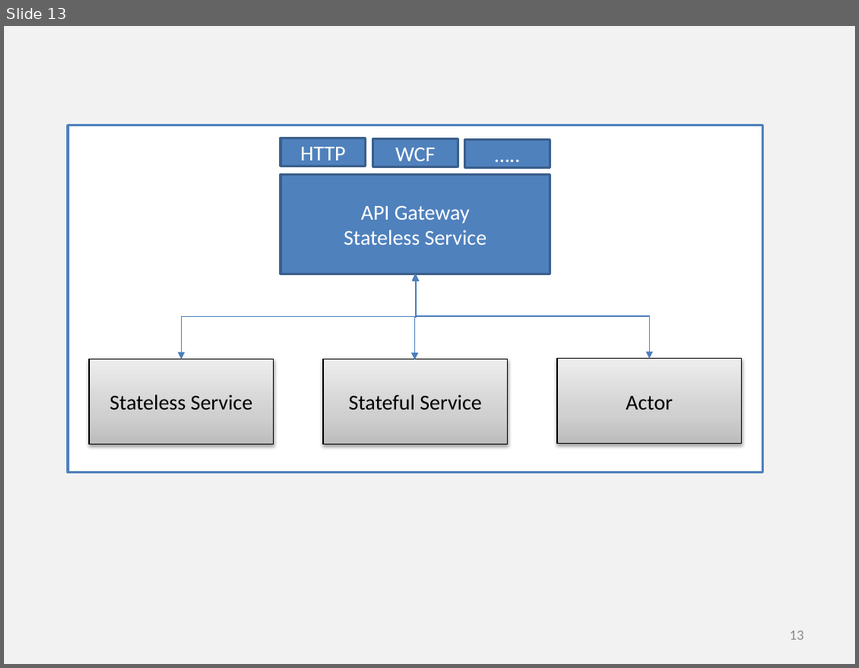
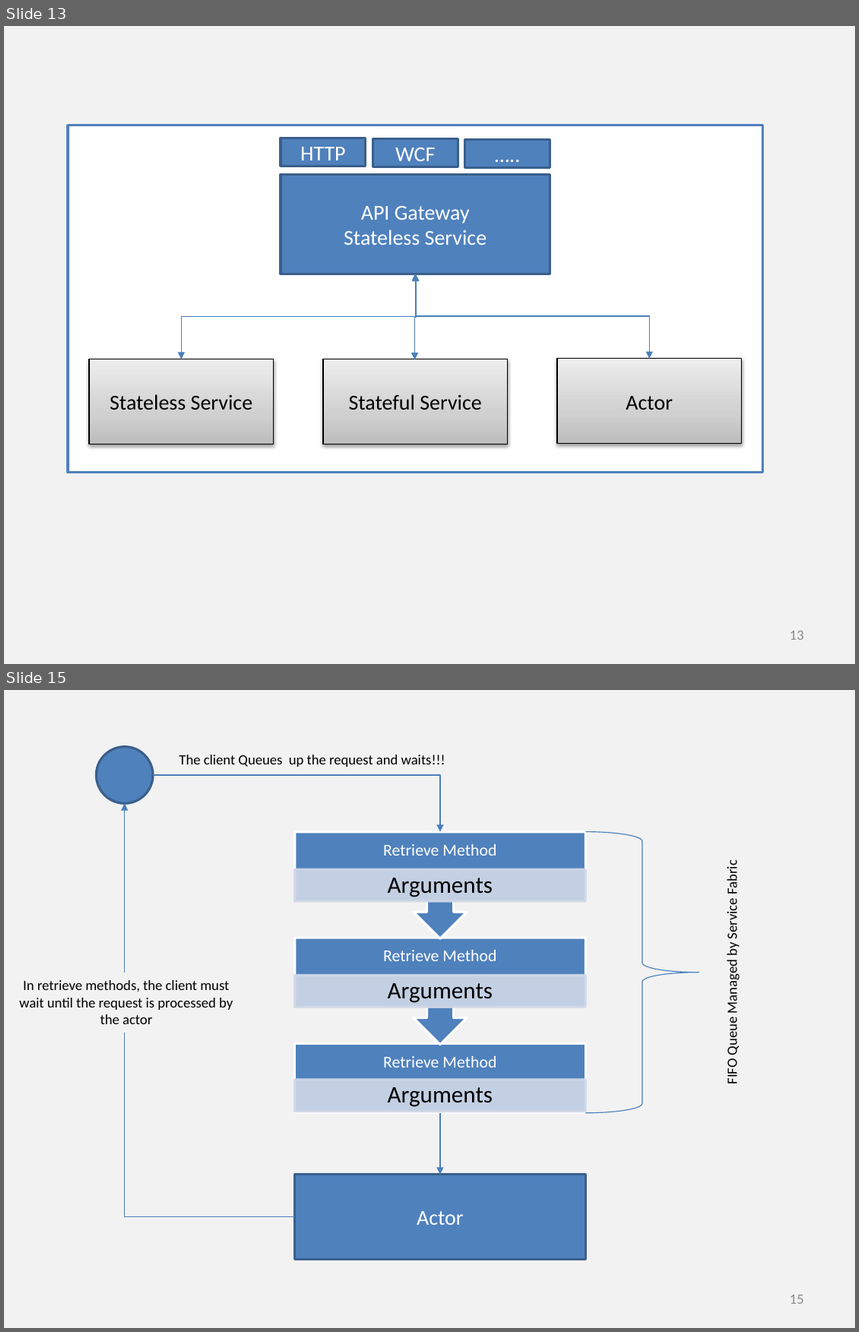
Before and after one commit to khaledhikmat/khaledhikmat.github.io, a slide deck: illustrations/illustrations.pptx. Shown one above the other, each under a label of ours: slide 13 before the commit, slides 13 and 15 after it; the slides between them are not shown. The pictures are 859x668 and 859x1332 pixels, drawn with LibreOffice and Linux fonts; fonts in the diff are those of the drawing. Boxes give left, top, right and bottom in pixels: in the first picture for what was removed or moved away, otherwise in the second. Text is boxed around its words. In the diff, an @@ line names an element or a change of style, - is before the commit and + after.

```diff
--- a/illustrations/illustrations.pptx
+++ b/illustrations/illustrations.pptx
@@ slide 15 added at (4, 690, 855, 1328), background #F2F2F2 @@
@@ ellipse added at (96, 747, 153, 804), fill #4F81BD, outline #3A5F8C 2 pt @@
@@ text added at (179, 755, 446, 767), 12 pt, text #000000 @@
+The client Queues up the request and waits!!!
@@ elbow arrow added from (153, 775) to (439, 832), #4B7EBC 0.75 pt @@
@@ elbow arrow added from (295, 1217) to (125, 803), #4B7EBC 0.75 pt @@
@@ right brace added at (585, 832, 699, 1114), outline #4B7EBC 0.75 pt @@
@@ text added at (724, 863, 741, 1084), 12 pt, text #000000 @@
+FIFO Queue Managed by Service Fabric
@@ group added at (295, 832, 586, 1113): 6 texts, 4 rectangles, 2 up arrow callouts @@
+Retrieve Method
+Arguments
+Retrieve Method
+Arguments
+Retrieve Method
+Arguments
@@ text added at (19, 980, 233, 1024), 12 pt, text #000000 @@
+In retrieve methods, the client must wait until the request is processed by the actor
@@ arrow added from (439, 1113) to (439, 1174), #4B7EBC 0.75 pt @@
@@ rectangle added at (295, 1174, 586, 1259), fill #4F81BD, outline #3A5F8C 2 pt, 18 pt, text #FFFFFF @@
+Actor
@@ page number added at (790, 1295, 804, 1304), 12 pt, text #8C8C8C @@
+15
```
Also in this commit, not shown: 1 other slide added, 2 other files.
